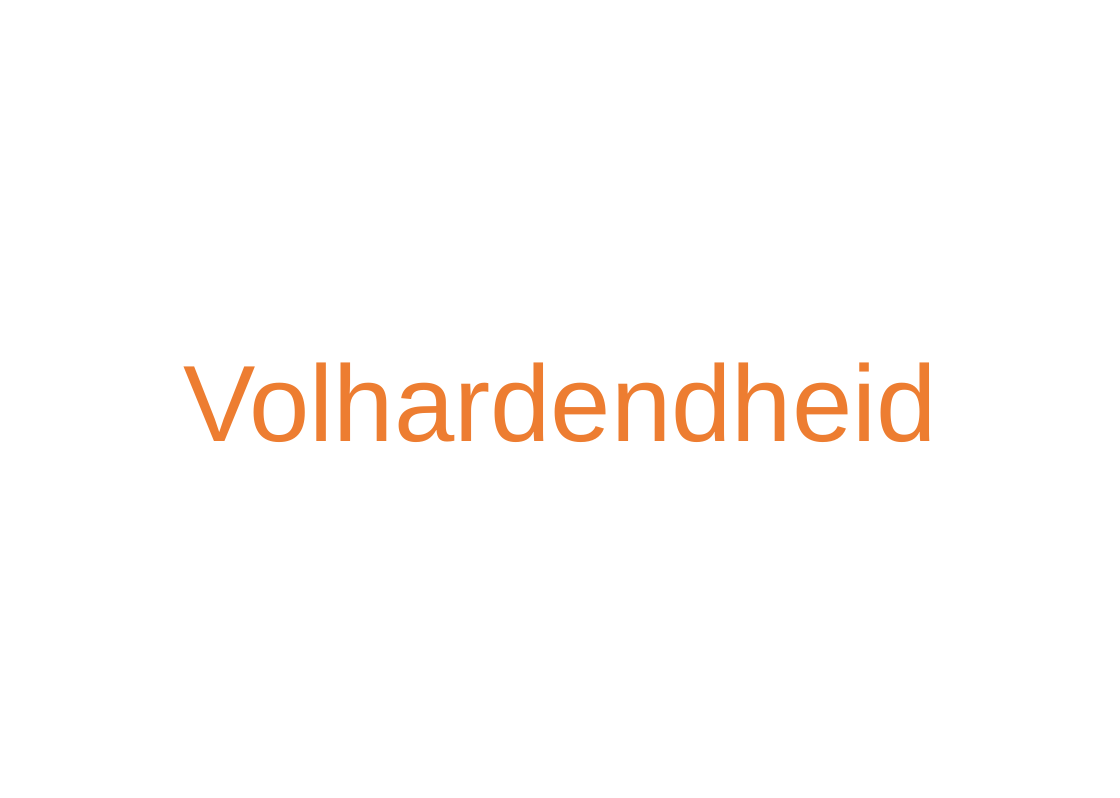
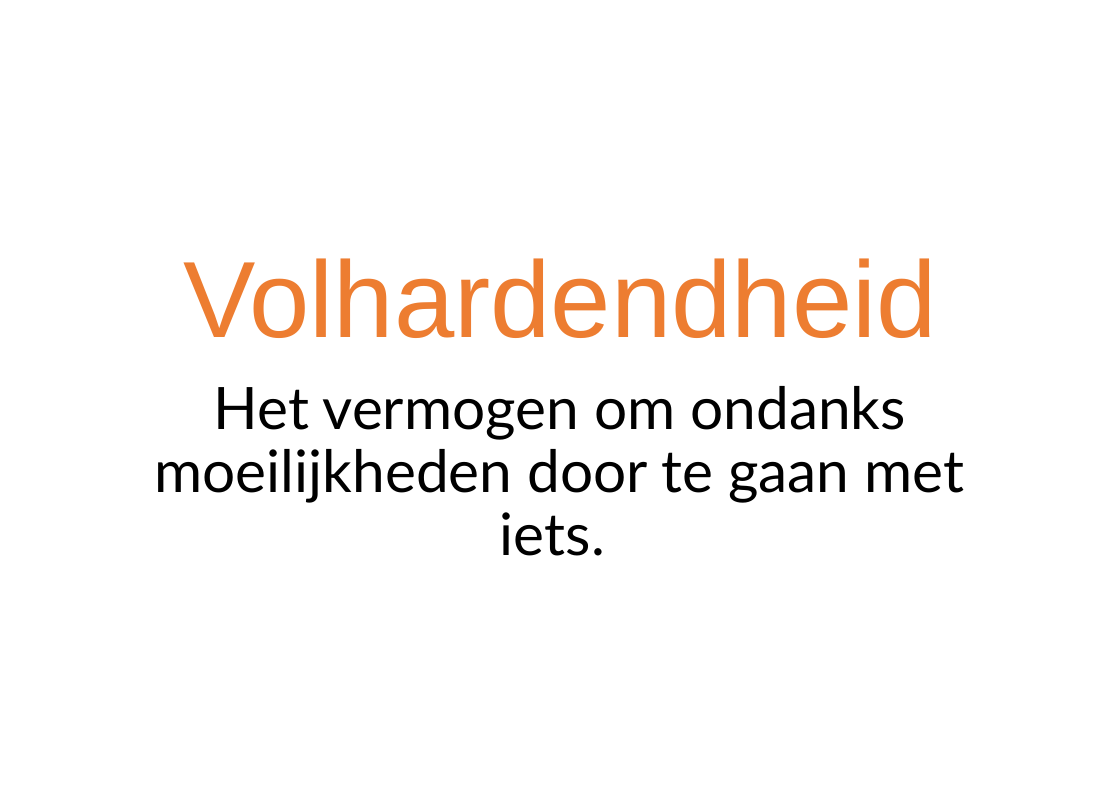
Before and after one commit to ScrumFacilitators/Schwartz-Universal-Values, a slide deck: slide 91 of Schwartz Basis Menselijke Waarden.pptx. Drawn at 1120x798 pixels with LibreOffice and Linux fonts; fonts in the diff are those of the drawing; background and template pictures are left out. Boxes give left, top, right and bottom in pixels: in the first picture for what was removed or moved away, otherwise in the second. Text is boxed around its words. In the diff, an @@ line names an element or a change of style, - is before the commit and + after.

```diff
--- a/Schwartz Basis Menselijke Waarden.pptx
+++ b/Schwartz Basis Menselijke Waarden.pptx
@@ text at <box>155,386,965,556</box>: paragraph added @@
+Het vermogen om ondanks moeilijkheden door te gaan met iets.
```
Also in this commit, not shown: 22 other slides changed, 1 other file.
